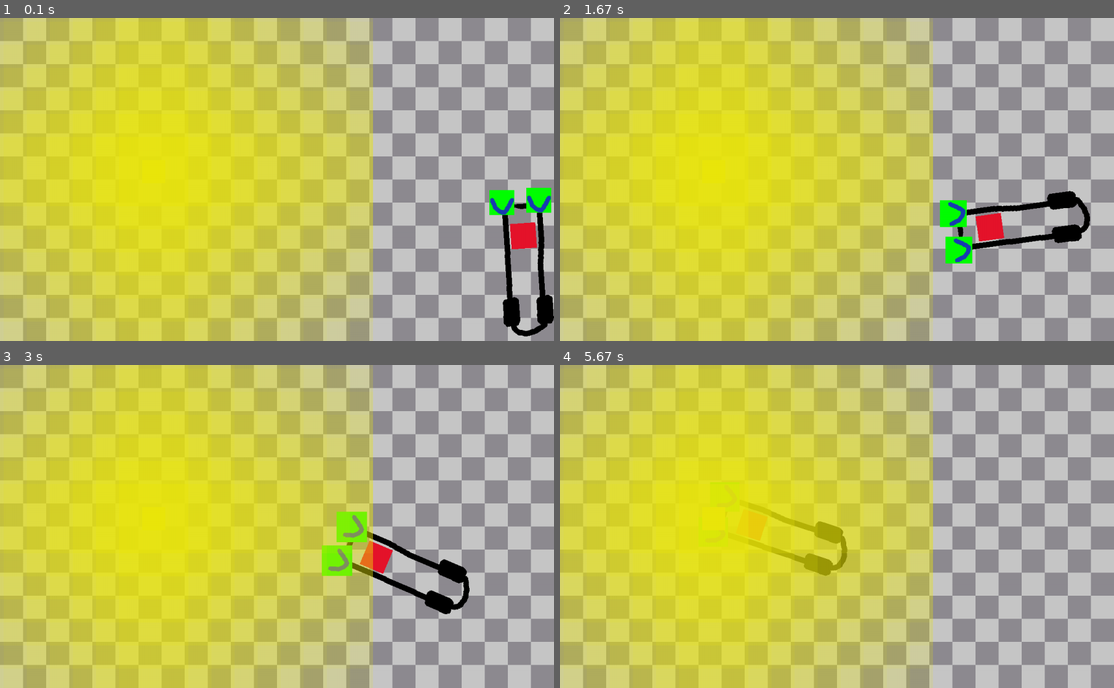
Above: before the commit, frames 1-4 (two rows, left to right).
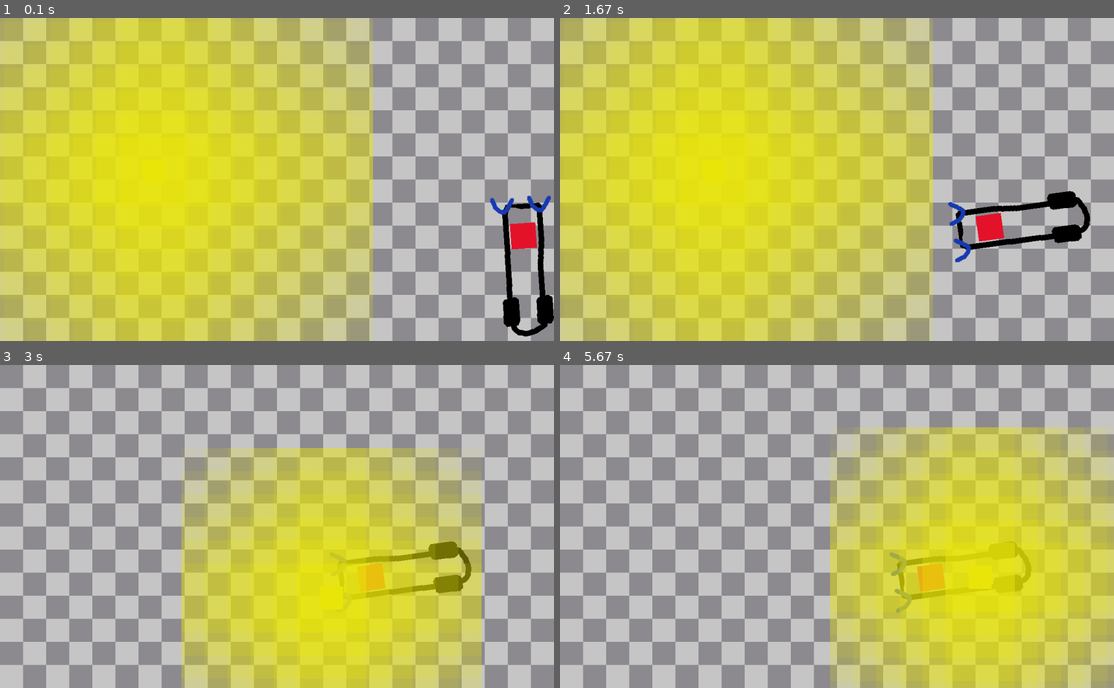
Above: after the commit, the same moments.

Repository: srchd/braitenberg
Game: pygame game, started from main.py
The game is run twice, just before and just after one commit, with the same random seed, the same clock (stepped at 60 frames per second) and the same inputs.
Inputs (mouse positions are in pixels of both pictures, inside the frame that each line leads up to):
- Up to frame 1 (0.1 s): no input
- Up to frame 2 (1.67 s): click (1014, 169) at 0.88 s
- Up to frame 3 (3 s): right-click (332, 597) at 1.72 s
- Up to frame 4 (5.67 s): right-click (903, 555) at 3.12 s; right-click (809, 610) at 4.22 s; right-click (981, 578) at 5.62 s

The runs differ from the first frame. In frame 1, 0.6% of the frame differs, in the area x 88-100%, y 52-62%; in frame 2, 0.7%; in frame 3, 73%; in frame 4, 86%, in the area x 0-100%, y 0-100%.

Commit message:
Some cleanup and ready for v1

Diff:
--- /dev/null
+++ b/lib/enum_types.py
@@ -0,0 +1,6 @@
+from enum import Enum
+
+
+class Wirings(Enum):
+    CROSS = 0
+    PARALELL = 1
--- a/lib/objects/controller.py
+++ b/lib/objects/controller.py
@@ -1,7 +1,6 @@
-import pygame
-
 from lib.objects.drawable_object import DrawableObject
 from lib.objects.car import Car
+from lib.enum_types import Wirings
 
 class Controller(DrawableObject):
     def __init__(self, x, y, img_path) -> None:
@@ -33,7 +32,7 @@
 
         return
 
-    def control_car(self, car: Car, right_light, left_light) -> None:
+    def control_car(self, car: Car, right_light: int, left_light: int, wiring: Wirings=Wirings.CROSS) -> None:
         """
         Controls the Car. (Ideally the wheels, this might need to be refactored in such a way).
         Steers the car towards the light, and moves it a little as well.
@@ -43,23 +42,39 @@
             car (Car): The car in question.
             right_light (int): The alpha value readed from the right light sensor.
             left_light (int): The alpha value readed from the left light sensor.
+            wiring (Wirings): Wiring, either paralell of cross.
         """
-        if right_light > left_light:
-            car.rotate_object(-1)
-            car.move(-1)
-        elif right_light < left_light:
-            car.rotate_object(1)
-            car.move(-1)
+        if wiring == Wirings.CROSS:
+            if right_light > left_light:
+                car.rotate_object(-1)
+                car.move(-1)
+            elif right_light < left_light:
+                car.rotate_object(1)
+                car.move(-1)
 
-        # Standard movement, going in circles, I call it idle movement.
-        elif right_light == 0 and left_light == 0:
-            car.rotate_object(1)
-            car.move(-2)
-        else:
-            car.move(-5)
+            # Standard movement, going in circles, I call it idle movement.
+            elif right_light == 0 and left_light == 0:
+                car.rotate_object(1)
+                car.move(-2)
+            else:
+                car.move(-5)
 
-            # If both sensors read the same 255 value, the car stops.
-            if right_light == 255 and left_light == 255:
-                car.stop()
+                # If both sensors read the same 255 value, the car stops.
+                if right_light == 255 and left_light == 255:
+                    car.stop()
+        elif wiring == Wirings.PARALELL:
+            if right_light > left_light:
+                car.rotate_object(1)
+                car.move(-1)
+            elif right_light < left_light:
+                car.rotate_object(-1)
+                car.move(-1)
+
+            # Standard movement, going in circles, I call it idle movement.
+            elif right_light == 0 and left_light == 0:
+                # car.rotate_object(1)
+                car.move(-2)
+            else:
+                car.move(-5)
 
         return
--- a/lib/objects/light_source.py
+++ b/lib/objects/light_source.py
@@ -1,5 +1,4 @@
 import pygame
-import numpy as np
 
 from lib.objects.drawable_object import DrawableObject
 from lib.utils import create_multi_dimensional_fading_array
--- a/lib/objects/sensor.py
+++ b/lib/objects/sensor.py
@@ -42,8 +42,6 @@
         rotated_offset = self.offset_vector.rotate(-self.rotation)
         self.rect = rotated_image.get_rect(center=(car.x, car.y)+rotated_offset)
 
-        pygame.draw.rect(surface, (0, 255, 0), self.rect)
-
         surface.blit(rotated_image, self.rect)
 
         return
--- a/main.py
+++ b/main.py
@@ -1,5 +1,4 @@
 # Python Modules Imports
-import pygame
 import os
 import sys
 
--- a/windows/main_window.py
+++ b/windows/main_window.py
@@ -7,6 +7,7 @@
 from lib.objects.controller import Controller
 from lib.objects.light_source import LightSource
 from lib.objects.sensor import Sensor
+from lib.enum_types import Wirings
 
 
 class MainWindow:
@@ -43,8 +44,8 @@
         path_to_controller = 'images/controller.png'
         self.controller = Controller(0, 0, path_to_controller)
 
-        path_to_light_source = 'images/light_source.png'
-        self.light_source = LightSource(333, 333, path_to_light_source, 9)
+        self.path_to_light_source = 'images/light_source.png'
+        self.light_source = LightSource(333, 333, self.path_to_light_source, 9)
 
         path_to_sensor = 'images/sensor.png'
         left_sensor_offset_vector = pygame.math.Vector2(40, 150)  # Offset vector form the center of the car
@@ -70,6 +71,11 @@
             for event in pygame.event.get():
                 if event.type == pygame.QUIT:
                     finished = True
+
+                if event.type == pygame.MOUSEBUTTONDOWN:
+                    if event.button == 3:
+                        mouse_pos = pygame.mouse.get_pos()
+                        self.light_source = LightSource(mouse_pos[0], mouse_pos[1], self.path_to_light_source, 6)
                 """
                 Controlling with keyboard, only for testing purposes.
                 """
@@ -94,6 +100,6 @@
                 left_light = self.left_sensor.check_light(self.light_source.light_sources)
                 right_light = self.right_sensor.check_light(self.light_source.light_sources)
                 print(f"LEFT:    {left_light}      RIGHT:    {right_light}")
-                self.controller.control_car(self.car, right_light, left_light)
+                self.controller.control_car(self.car, right_light, left_light, wiring=Wirings.CROSS)
 
             pygame.display.update()
